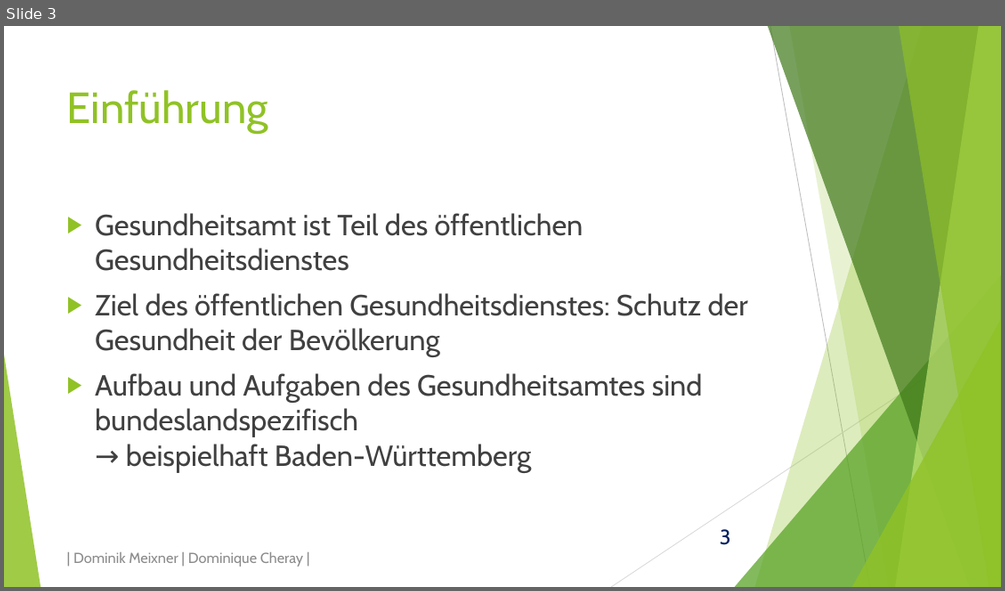
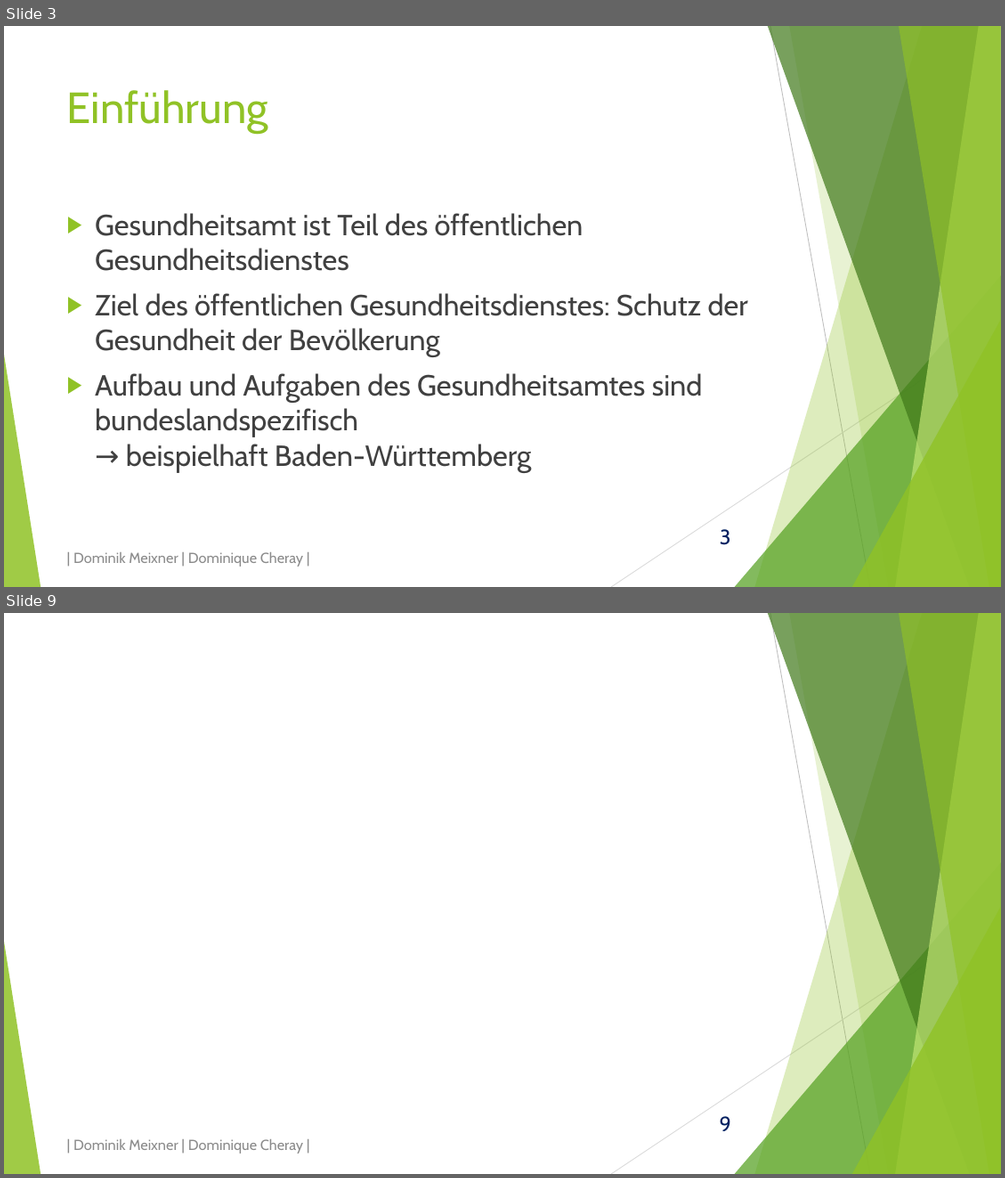
Before and after one commit to domeix/BlaBla, a slide deck: GesundheitsamtPraes.pptx. Shown one above the other, each under a label of ours: slide 3 before the commit, slides 3 and 9 after it; the slides between them are not shown. The pictures are 1005x591 and 1005x1178 pixels, drawn with LibreOffice and Linux fonts; fonts in the diff are those of the drawing. Boxes give left, top, right and bottom in pixels: in the first picture for what was removed or moved away, otherwise in the second. Text is boxed around its words. In the diff, an @@ line names an element or a change of style, - is before the commit and + after.

```diff
--- a/GesundheitsamtPraes.pptx
+++ b/GesundheitsamtPraes.pptx
@@ slide 9 added at (x1=4, y1=613, x2=1001, y2=1174), background #FFFFFF; not listed: 11 template elements that a slide beside it also shows @@
@@ text added at (x1=73, y1=1139, x2=303, y2=1153), 14 pt, text #8C8C8C @@
+| Dominik Meixner | Dominique Cheray |
```
Also in this commit, not shown: 1 slide changed, 4 other slides added, 3 other files.
